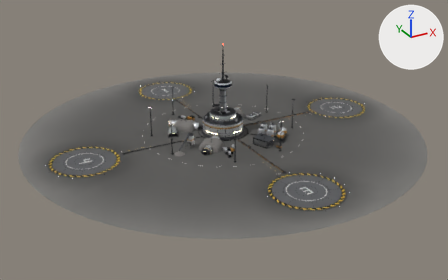
The glTF model packages/client/public/models/base_ground.glb: old version first, new version second.
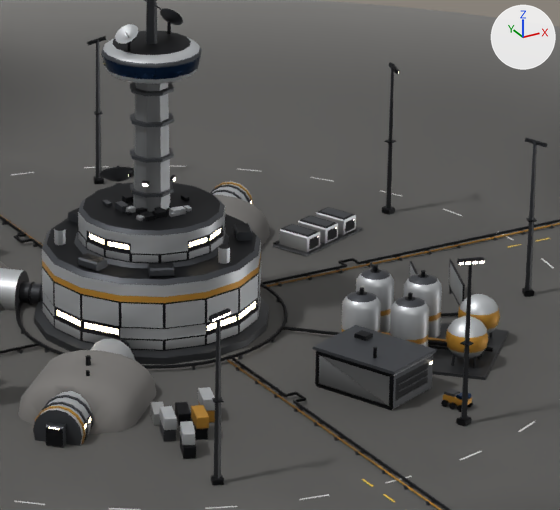
There are two pictures of each version: one whole from a 50 mm lens placed at (-330.0, -603.0, 290.0), pointed at (-10.0, -21.0, -1.0), one close up on the part from 44% to 66% of the width and 26% to 60% of the height. Arrows for +X, +Y and +Z are at upper right; the lights stay in place. The last two pictures show the newer version. Where no turn or scale is listed for an object, it has been applied to the vertices. Vertices at exactly the same position are counted once.

Names of what the first close-up shows: 'base_ground_mesh', 'ground', 'pads' and 1 more.
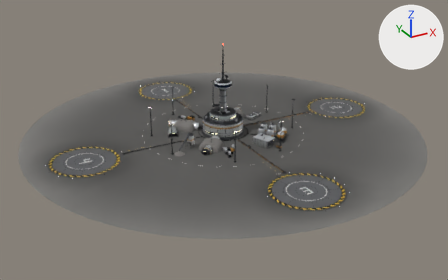
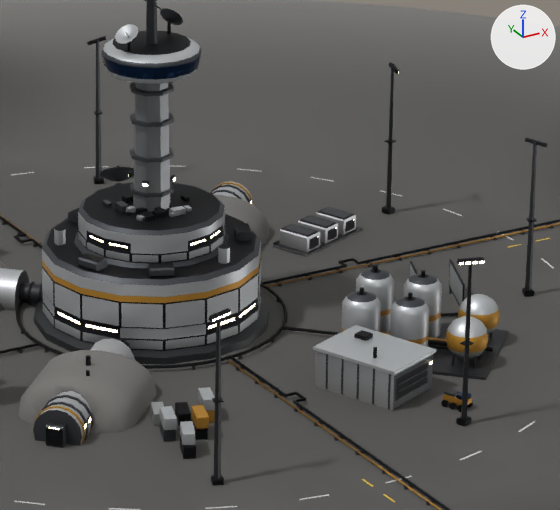
Patch to the scene script:
```diff
--- a/packages/client/public/models/base_ground.glb.py
+++ b/packages/client/public/models/base_ground.glb.py
@@ me_base_ground_mesh @@
 # used by ob_base_ground_mesh; location = (0.0, 0.0, 0.0)
-me_base_ground_mesh.from_pydata(...)  # 7378 vertices, 13012 faces; spans x -90.0..90.0, y -90.0..90.0, z -3.0..108.0
+me_base_ground_mesh.from_pydata(...)  # 7442 vertices, 13100 faces; spans x -90.0..90.0, y -90.0..90.0, z -3.0..108.0
+# me_base_ground_mesh part 1: the loose piece of 8 vertices spanning x 2.0..4.0, y -50.0, z 0.0..1.0 is copied, and the copy is scaled about its middle by (0.0927, 0.742, 11.4), then moved by (11.0, -2.0, 4.0); it spans x 13.0, y -52.0, z 0.0..8.0
+# me_base_ground_mesh part 2: the loose piece of 8 vertices spanning x 2.0..4.0, y -58.0, z 0.0..1.0 is copied, and the copy is scaled about its middle by (0.0927, 0.742, 11.4), then moved by (12.0, 3.0, 4.0); it spans x 15.0, y -56.0..-55.0, z 0.0..8.0
+# me_base_ground_mesh part 3: the loose piece of 8 vertices spanning x 21.0..31.0, y -67.0..-63.0, z 4.0 is copied, and the copy is scaled about its middle by (0.019, 0.0242, 40), then moved by (-10.0, 6.0, 0.0); it spans x 16.0, y -59.0, z 0.0..8.0
+# me_base_ground_mesh part 4: the loose piece of 8 vertices spanning x 21.0..31.0, y -67.0..-63.0, z 4.0 is copied, and the copy is scaled about its middle by (0.019, 0.0242, 40), then moved by (-8.0, 2.0, 0.0); it spans x 18.0, y -63.0, z 0.0..8.0
+# me_base_ground_mesh part 5: the loose piece of 8 vertices spanning x 21.0..31.0, y -67.0..-63.0, z 4.0 is copied, and the copy is scaled about its middle by (0.019, 0.0242, 40), then moved by (-7.0, -2.0, 0.0); it spans x 19.0, y -67.0..-66.0, z 0.0..8.0
+# me_base_ground_mesh part 6
+# 16 vertices are removed from x 12.0..32.0, y -67.0..-45.0, z 1.0..7.0
+# 61 faces are deleted
+# 3 vertices move within x 12.0..33.0, y -62.0..-49.0, z 8.0
+# 29 new faces join them, mat_hull_primary
+# me_base_ground_mesh part 7: 2144 kept faces spanning x -90.0..90.0, y -90.0..90.0, z -3.0..97.0 get new vertex colours
+# me_base_ground_mesh part 8: 19 faces spanning x 12.0..33.0, y -68.0..-43.0, z 8.0..9.0 switch from mat_hull_secondary to mat_hull_primary
+# other edits to the shape of me_base_ground_mesh do not show in these pictures
 me_base_ground_mesh.materials.append(mat_hull_accent_base_ground)
```

Changed parts and their boxes [x1, y1, x2, y2] in the close-ups (560 x 510 px):
part 1 of me_base_ground_mesh, added
    after: [325, 354, 328, 389]
part 2 of me_base_ground_mesh, added
    after: [341, 359, 344, 394]
part 3 of me_base_ground_mesh, added
    after: [356, 364, 359, 399]
part 4 of me_base_ground_mesh, added
    after: [372, 369, 375, 404]
part 5 of me_base_ground_mesh, added
    after: [388, 374, 391, 409]
part 6 of me_base_ground_mesh, reshaped
    both: [313, 349, 433, 410]
part 7 of me_base_ground_mesh, edited (looks the same)
    both: [0, 0, 540, 479]
part 8 of me_base_ground_mesh, recoloured (lighter)
    both: [313, 325, 437, 375]
